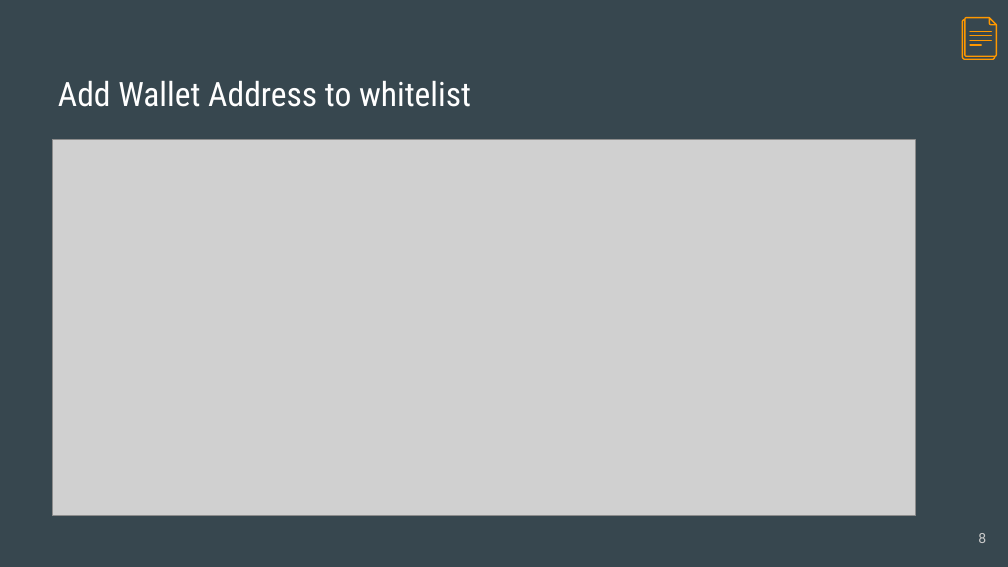
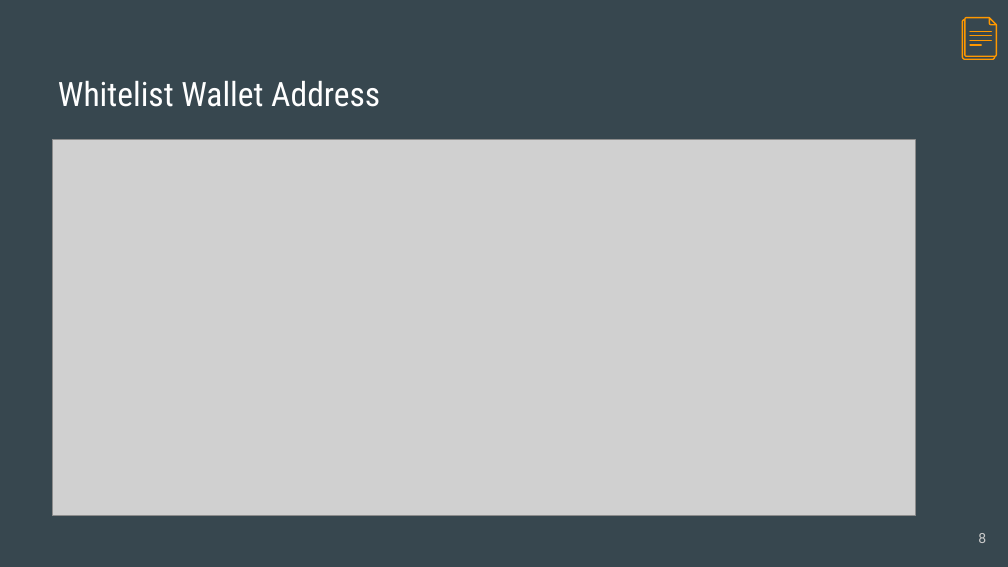
Before and after one commit to asadasivan/lascon_nft_ctf, a slide deck: slide 8 of docs/Lascon2022_badgegame.pptx. Drawn at 1008x567 pixels with LibreOffice and Linux fonts; fonts in the diff are those of the drawing; grey boxes stand for pictures. Boxes give left, top, right and bottom in pixels: in the first picture for what was removed or moved away, otherwise in the second. Text is boxed around its words. In the diff, an @@ line names an element or a change of style, - is before the commit and + after.

```diff
--- a/docs/Lascon2022_badgegame.pptx
+++ b/docs/Lascon2022_badgegame.pptx
@@ title at bbox=[58, 81, 380, 107]: text changed @@
-Add Wallet Address to whitelist
+Whitelist Wallet Address
```
Also in this commit, not shown: 6 other slides changed, 2 slides added, 2 slides removed.
